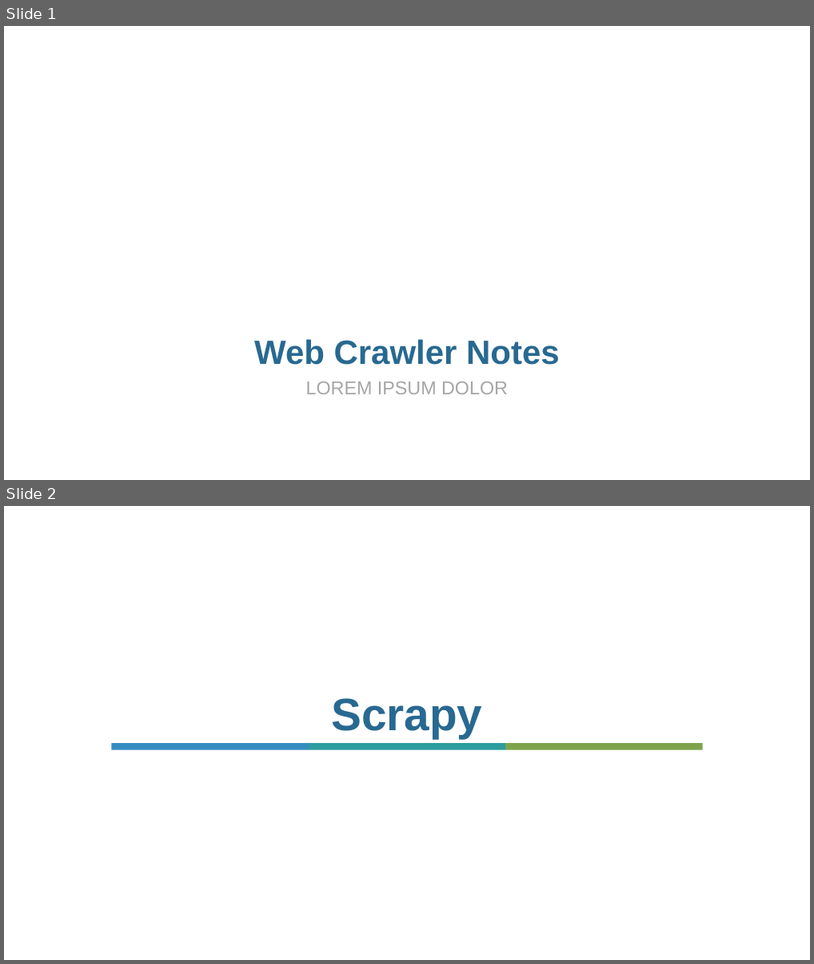
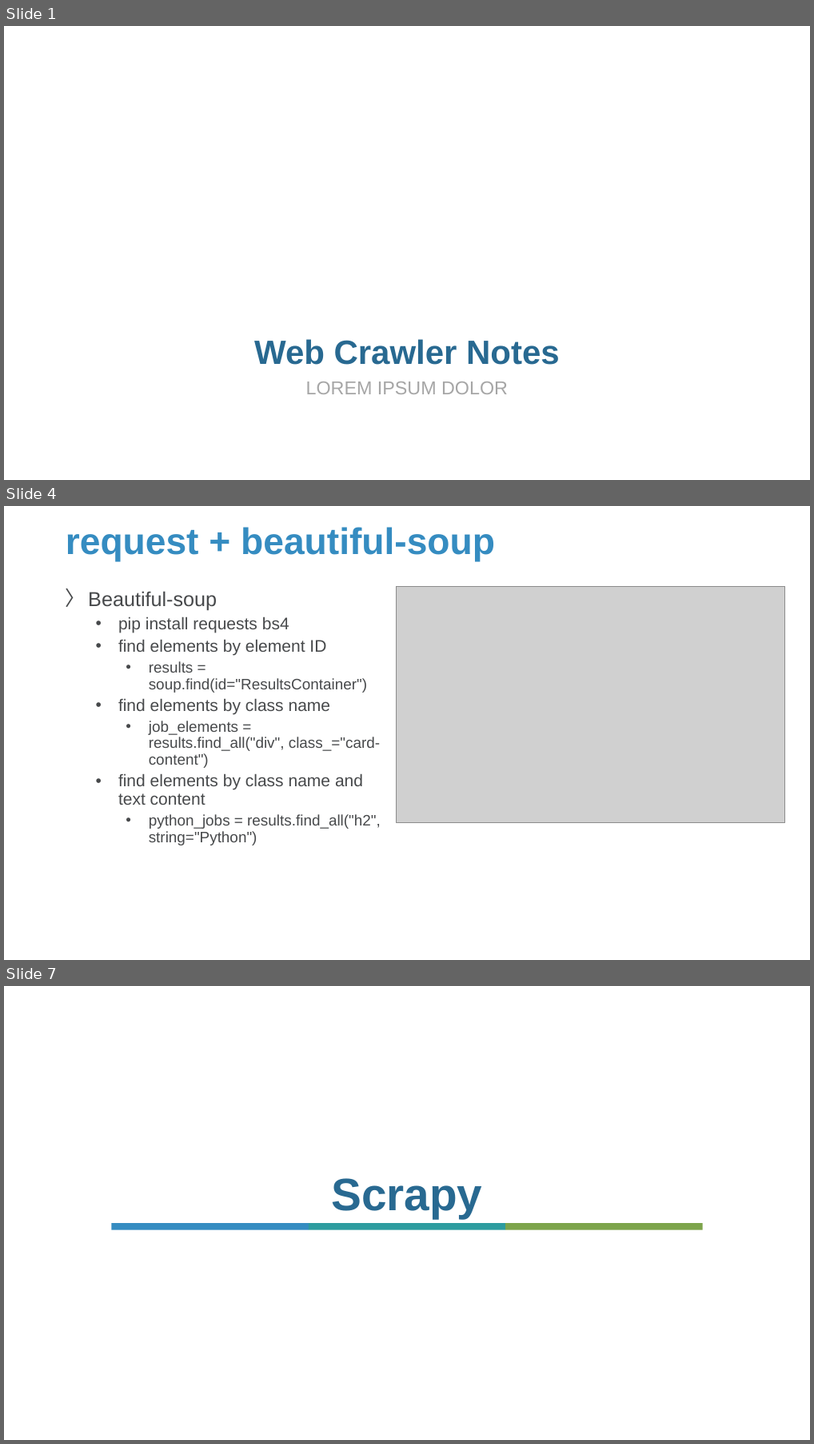
Before and after one commit to Sparks-Lu/TechNotes, a slide deck: Python/Crawler_Notes.pptx. Shown one above the other, each under a label of ours: slides 1 and 2 before the commit, slides 1, 4 and 7 after it; the slides between them are not shown. The pictures are 814x964 and 814x1444 pixels, drawn with LibreOffice and Linux fonts; fonts in the diff are those of the drawing; grey boxes stand for pictures; background and template pictures are left out. Boxes give left, top, right and bottom in pixels: in the first picture for what was removed or moved away, otherwise in the second. Text is boxed around its words. In the diff, an @@ line names an element or a change of style, - is before the commit and + after.

```diff
--- a/Python/Crawler_Notes.pptx
+++ b/Python/Crawler_Notes.pptx
@@ slide 4 added at (x1=4, y1=506, x2=810, y2=960), background picture (left out) @@
@@ title added at (x1=66, y1=527, x2=495, y2=562), 44 pt, text #358CC1, bold @@
+request + beautiful-soup
@@ text added at (x1=88, y1=591, x2=381, y2=845), 18 pt, text #47494B @@
+〉 Beautiful-soup
+  • pip install requests bs4
+  • find elements by element ID
+    • results = soup.find(id="ResultsContainer")
+  • find elements by class name
+    • job_elements = results.find_all("div", class_="card-content")
+  • find elements by class name and text content
+    • python_jobs = results.find_all("h2", string="Python")
@@ picture added at (x1=397, y1=586, x2=786, y2=822) @@
@@ what was slide 2 is now slide 7 @@
```
Also in this commit, not shown: 1 slide changed, 4 other slides added, 22 other files.
